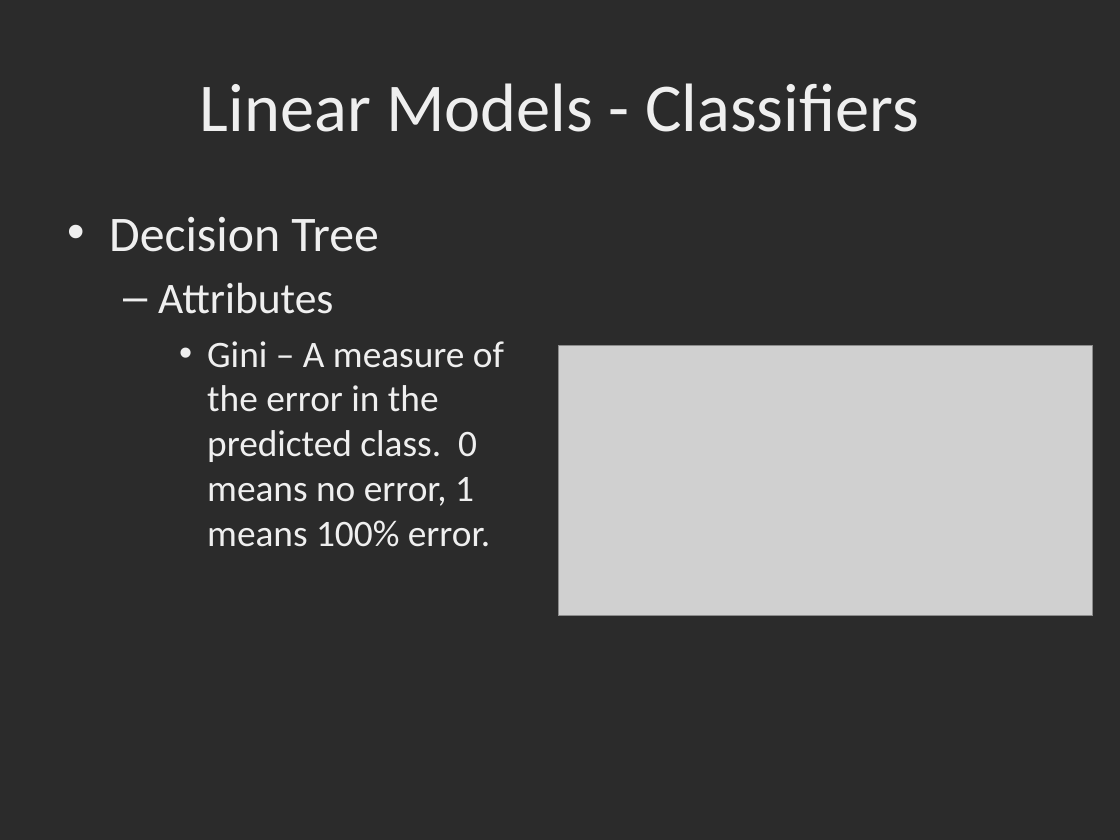
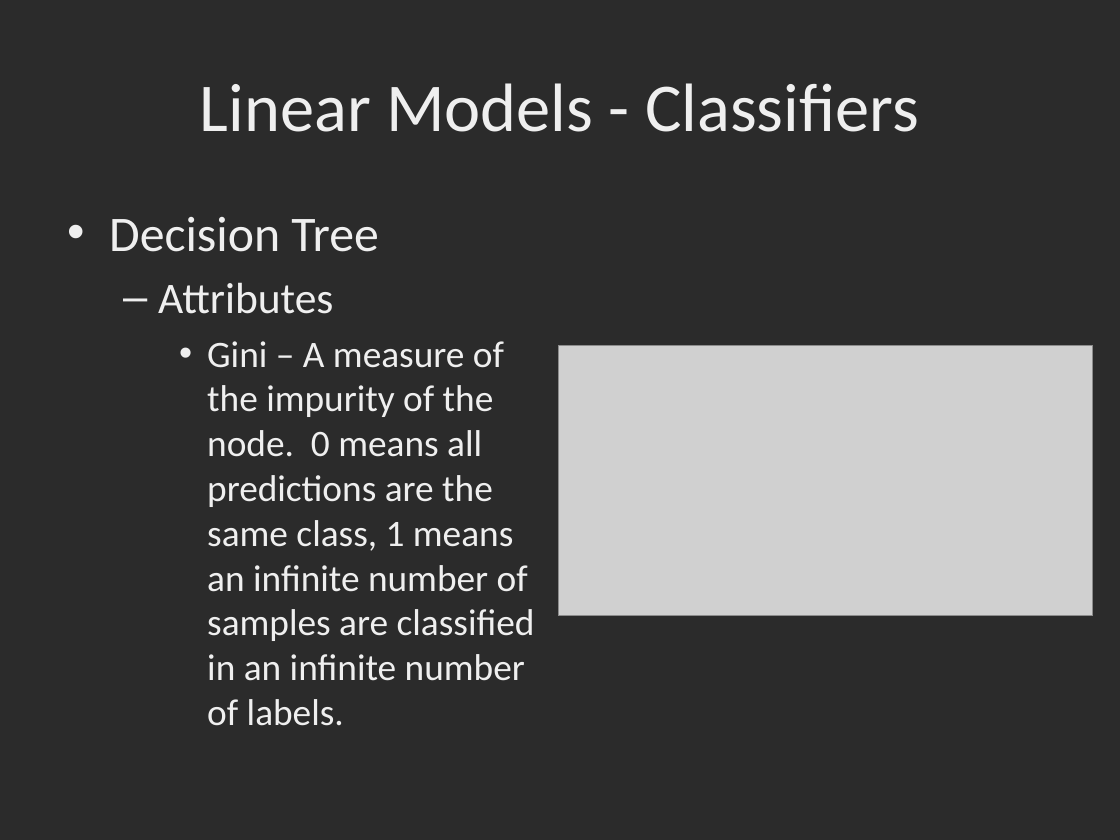
Before and after one commit to dbowmans46/PracticalProgramming, a slide deck: slide 46 of Session 7 - Python/Instructional Material/Session 7 - Python Brief Intro to Machine Learning with Scikit Learn.pptx. Drawn at 1120x840 pixels with LibreOffice and Linux fonts; fonts in the diff are those of the drawing; grey boxes stand for pictures; background and template pictures are left out; a plain dark background stands for a picture behind light text. Boxes give left, top, right and bottom in pixels: in the first picture for what was removed or moved away, otherwise in the second. Text is boxed around its words. In the diff, an @@ line names an element or a change of style, - is before the commit and + after.

```diff
--- a/Session 7 - Python/Instructional Material/Session 7 - Python Brief Intro to Machine Learning with Scikit Learn.pptx
+++ b/Session 7 - Python/Instructional Material/Session 7 - Python Brief Intro to Machine Learning with Scikit Learn.pptx
@@ text at (207,341,535,726): text changed @@
-    • Gini – A measure of the error in the predicted class. 0 means no error, 1 means 100% error.
+    • Gini – A measure of the impurity of the node. 0 means all predictions are the same class, 1 means an infinite number of samples are classified in an infinite number of labels.
```
Also in this commit, not shown: 5 other slides changed, 13 slides added, 4 slides removed.
